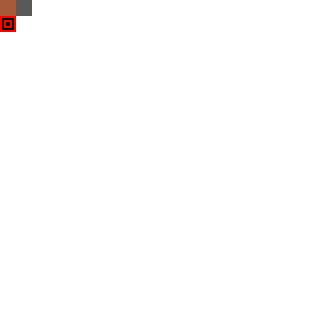
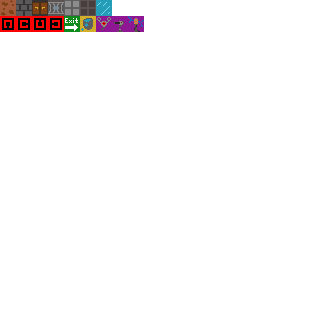
Before/after of a 320 x 320 layered artwork. What changed in the layer stack:
painted on "Hintergrund" over [1,0,144,32]
